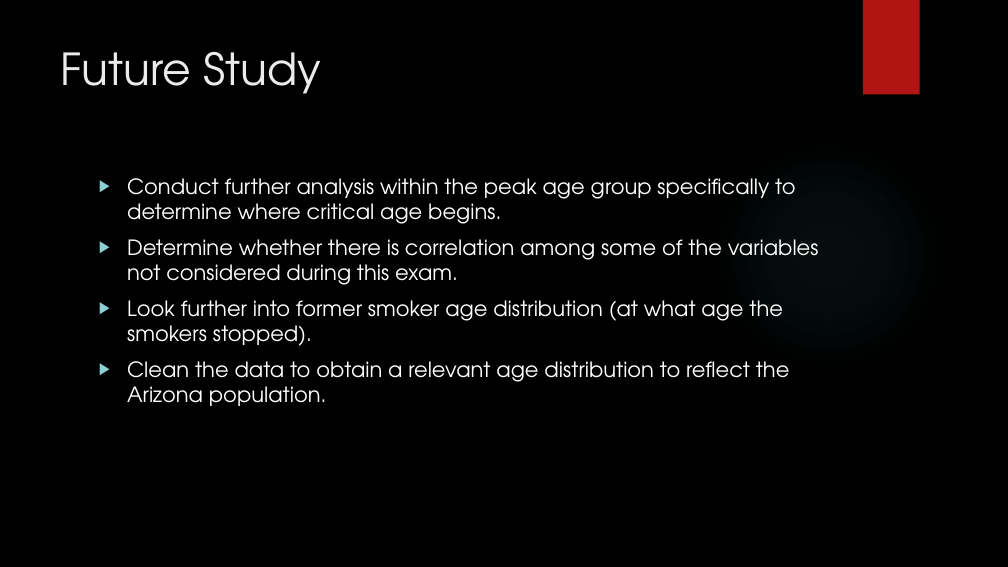
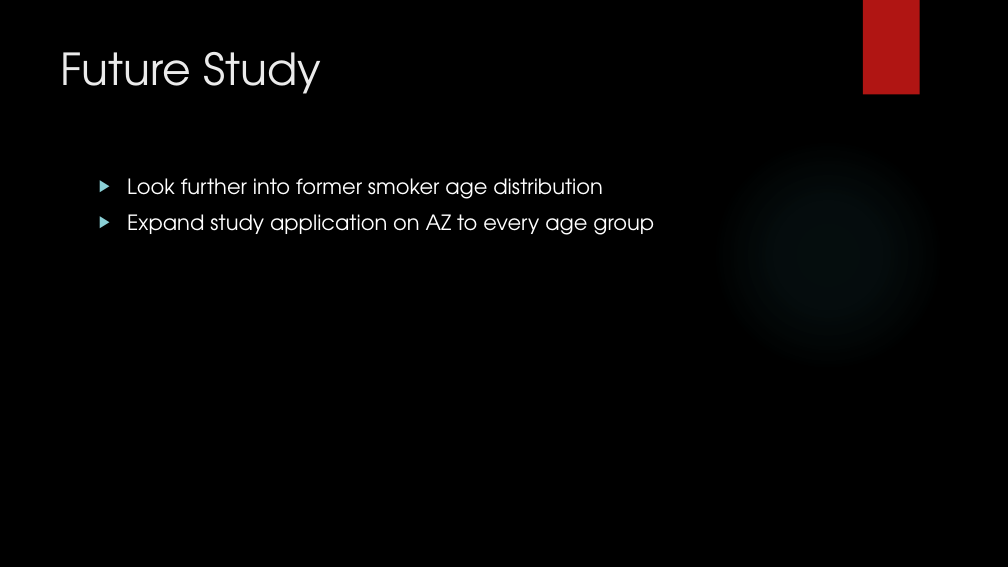
Before and after one commit to ktennant5378/Group-Project-1, a slide deck: slide 17 of Disease_Predictor.pptx. Drawn at 1008x567 pixels with LibreOffice and Linux fonts; fonts in the diff are those of the drawing; background and template pictures are left out. Boxes give left, top, right and bottom in pixels: in the first picture for what was removed or moved away, otherwise in the second. Text is boxed around its words. In the diff, an @@ line names an element or a change of style, - is before the commit and + after.

Commit message:
Final presentation edits

```diff
--- a/Disease_Predictor.pptx
+++ b/Disease_Predictor.pptx
@@ text at (127,178,654,235): text changed @@
-▶ Conduct further analysis within the peak age group specifically to determine where critical age begins.
-▶ Determine whether there is correlation among some of the variables not considered during this exam.
-▶ Look further into former smoker age distribution (at what age the smokers stopped).
-▶ Clean the data to obtain a relevant age distribution to reflect the Arizona population.
+▶ Look further into former smoker age distribution
+▶ Expand study application on AZ to every age group
```
Also in this commit, not shown: 1 other slide changed, 1 slide added, 1 slide removed.
